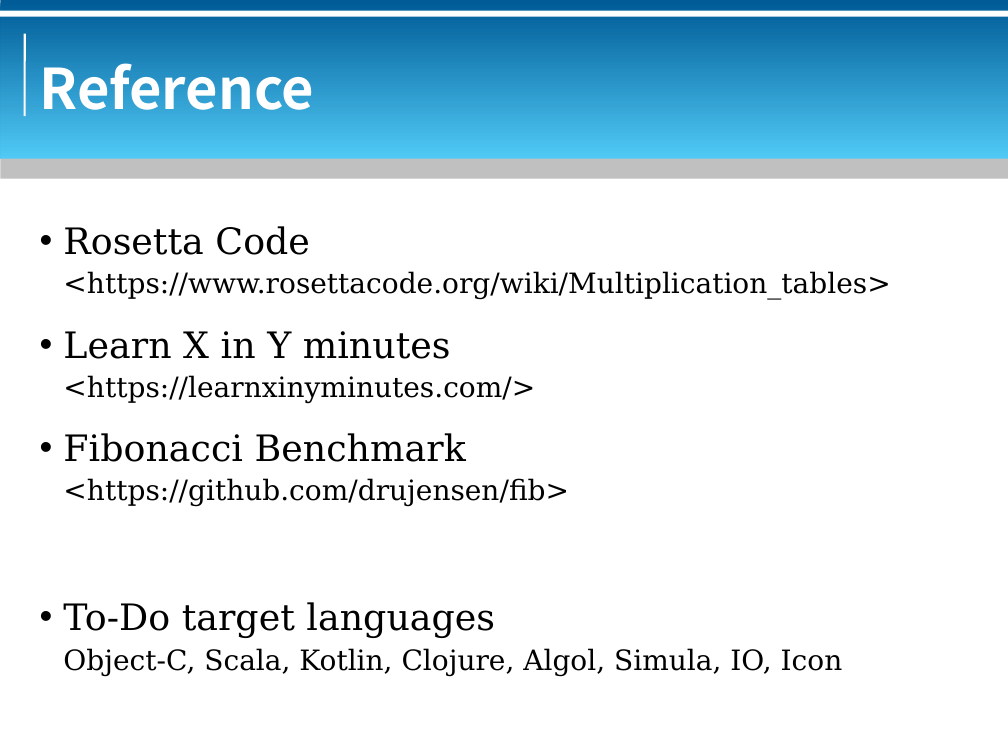
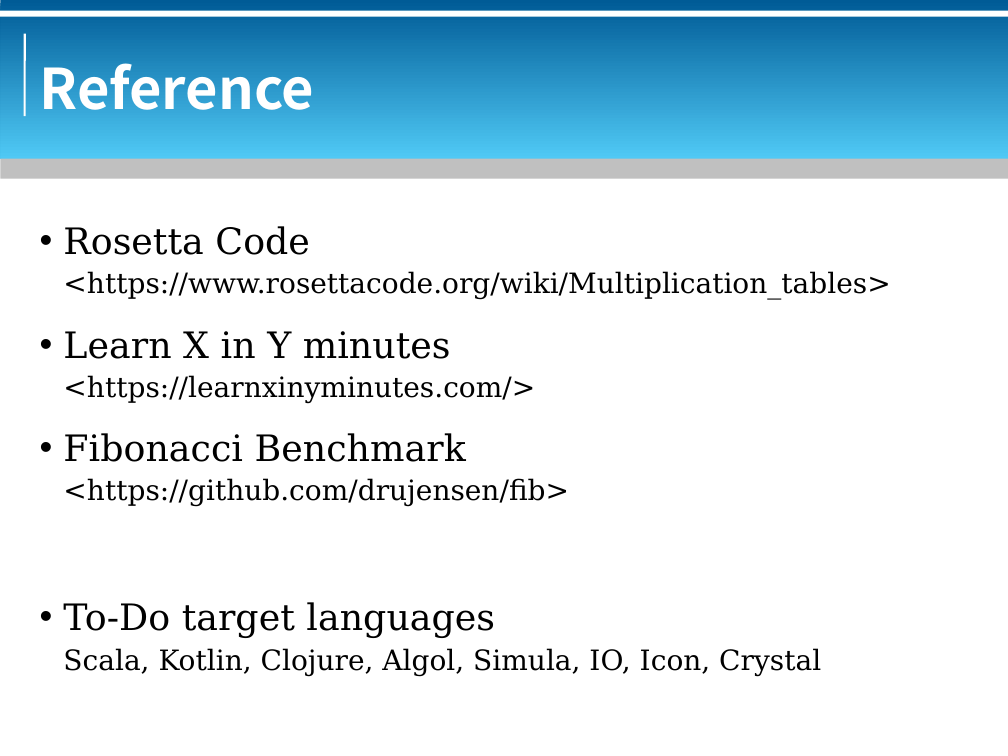
Before and after one commit to bluebat/.presentations, a slide deck: slide 27 of multiplication-table.odp. Drawn at 1008x756 pixels with LibreOffice and Linux fonts; fonts in the diff are those of the drawing; background and template pictures are left out. Boxes give left, top, right and bottom in pixels: in the first picture for what was removed or moved away, otherwise in the second. Text is boxed around its words. In the diff, an @@ line names an element or a change of style, - is before the commit and + after.

```diff
--- a/multiplication-table.odp
+++ b/multiplication-table.odp
@@ text at [63,648,821,676]: text changed @@
-Object-C, Scala, Kotlin, Clojure, Algol, Simula, IO, Icon
+Scala, Kotlin, Clojure, Algol, Simula, IO, Icon, Crystal
```
Also in this commit, not shown: 3 other slides changed, 3 other files.
